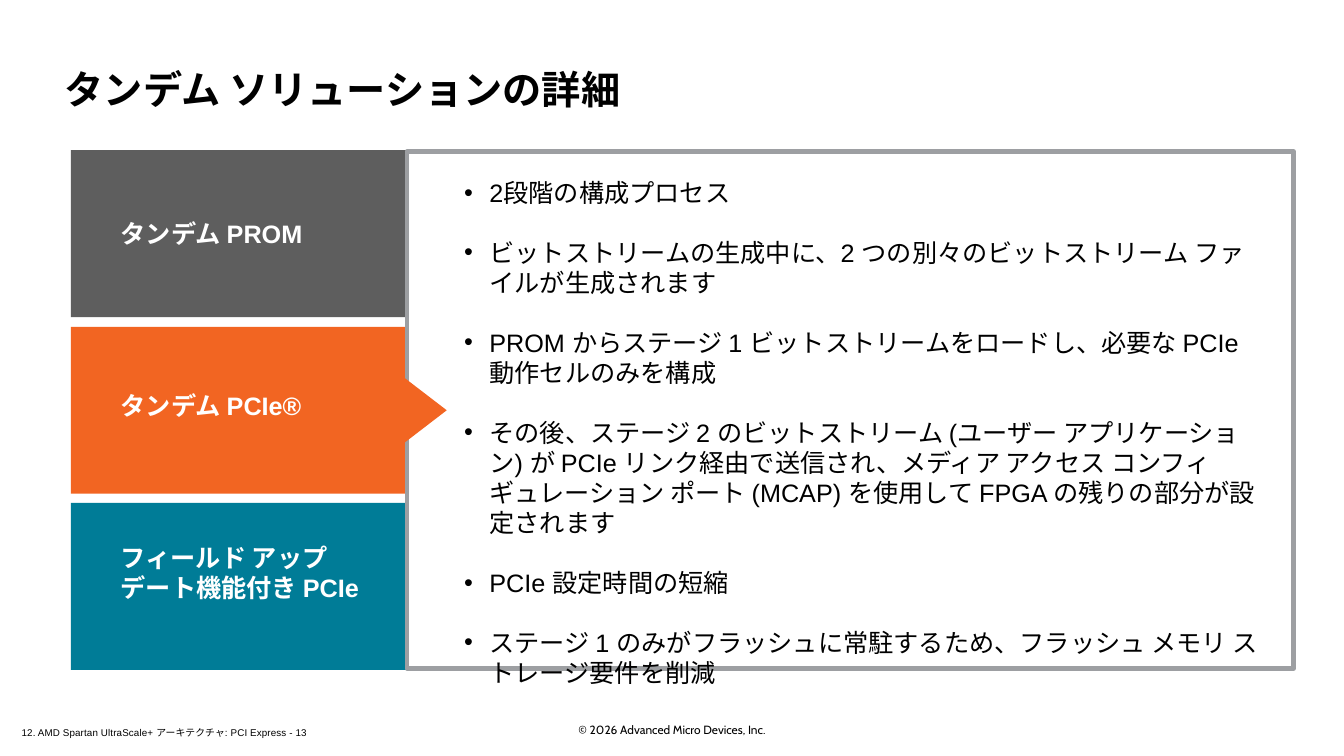
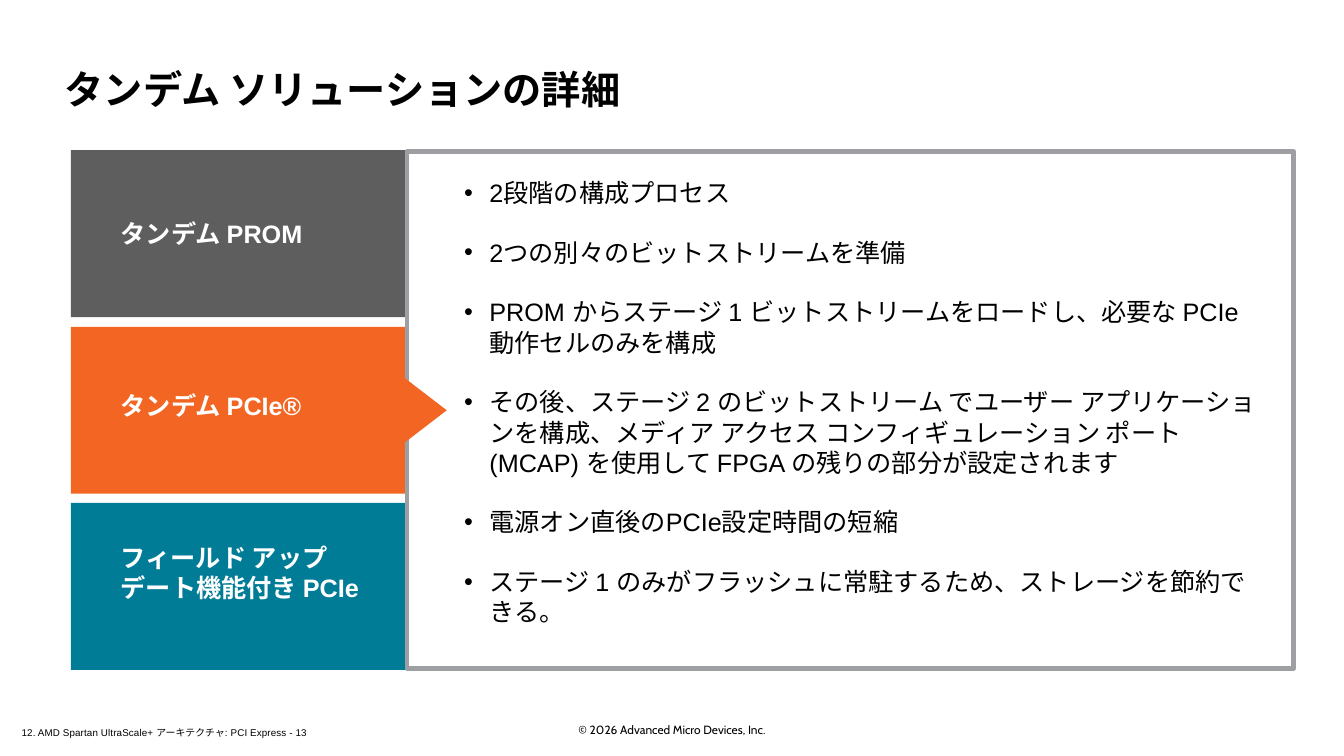
Before and after one commit to hdlabjk/spusp, a slide deck: slide 13 of doc/slides_docx/12. AMD Spartan UltraScale+ Architecture PCI Express_ILT_translated_ja.pptx. Drawn at 1344x756 pixels with LibreOffice and Linux fonts; fonts in the diff are those of the drawing; background and template pictures are left out. Boxes give left, top, right and bottom in pixels: in the first picture for what was removed or moved away, otherwise in the second. Text is boxed around its words. In the diff, an @@ line names an element or a change of style, - is before the commit and + after.

```diff
--- a/doc/slides_docx/12. AMD Spartan UltraScale+ Architecture PCI Express_ILT_translated_ja.pptx
+++ b/doc/slides_docx/12. AMD Spartan UltraScale+ Architecture PCI Express_ILT_translated_ja.pptx
@@ text at [489, 241, 905, 264]: text changed @@
-  • ビットストリームの生成中に、2 つの別々のビットストリーム ファイルが生成されます
+  • 2つの別々のビットストリームを準備
@@ text at [489, 390, 1256, 623]: text changed @@
-  • その後、ステージ 2 のビットストリーム (ユーザー アプリケーション) が PCIe リンク経由で送信され、メディア アクセス コンフィギュレーション ポート (MCAP) を使用して FPGA の残りの部分が設定されます
-  • PCIe 設定時間の短縮
-  • ステージ 1 のみがフラッシュに常駐するため、フラッシュ メモリ ストレージ要件を削減
+  • その後、ステージ 2 のビットストリーム でユーザー アプリケーションを構成、メディア アクセス コンフィギュレーション ポート (MCAP) を使用して FPGA の残りの部分が設定されます
+  • 電源オン直後のPCIe設定時間の短縮
+  • ステージ 1 のみがフラッシュに常駐するため、ストレージを節約できる。
```
Also in this commit, not shown: 12 other slides changed, 10 other files.
